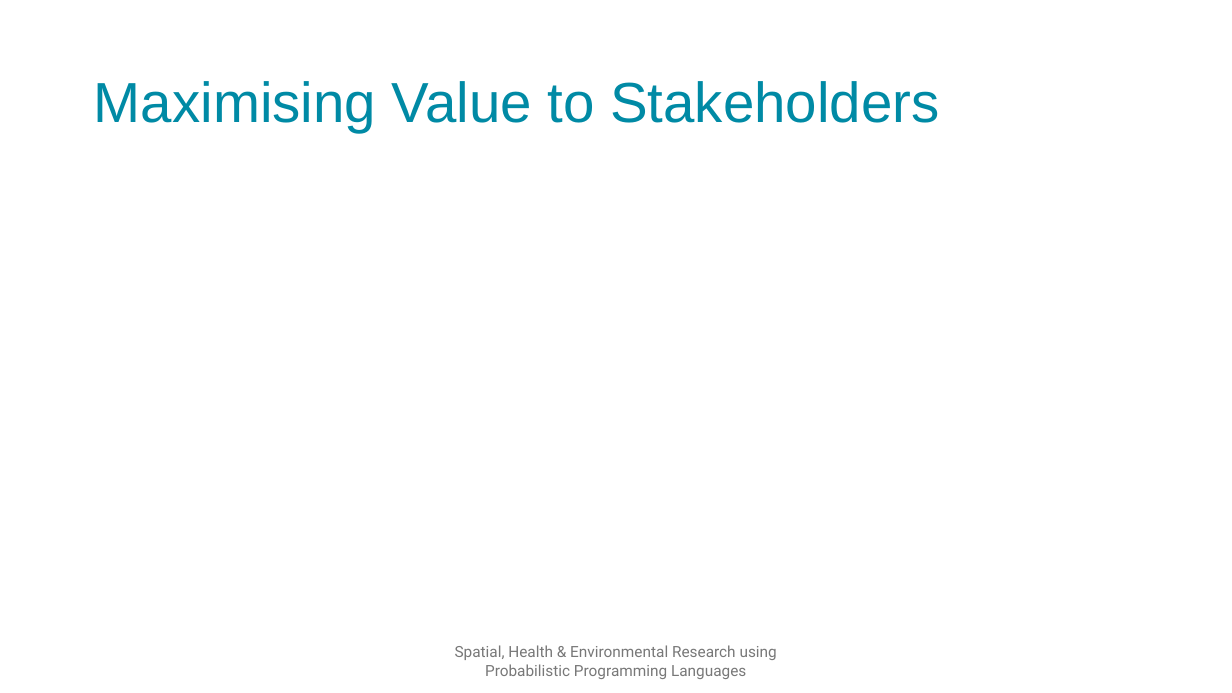
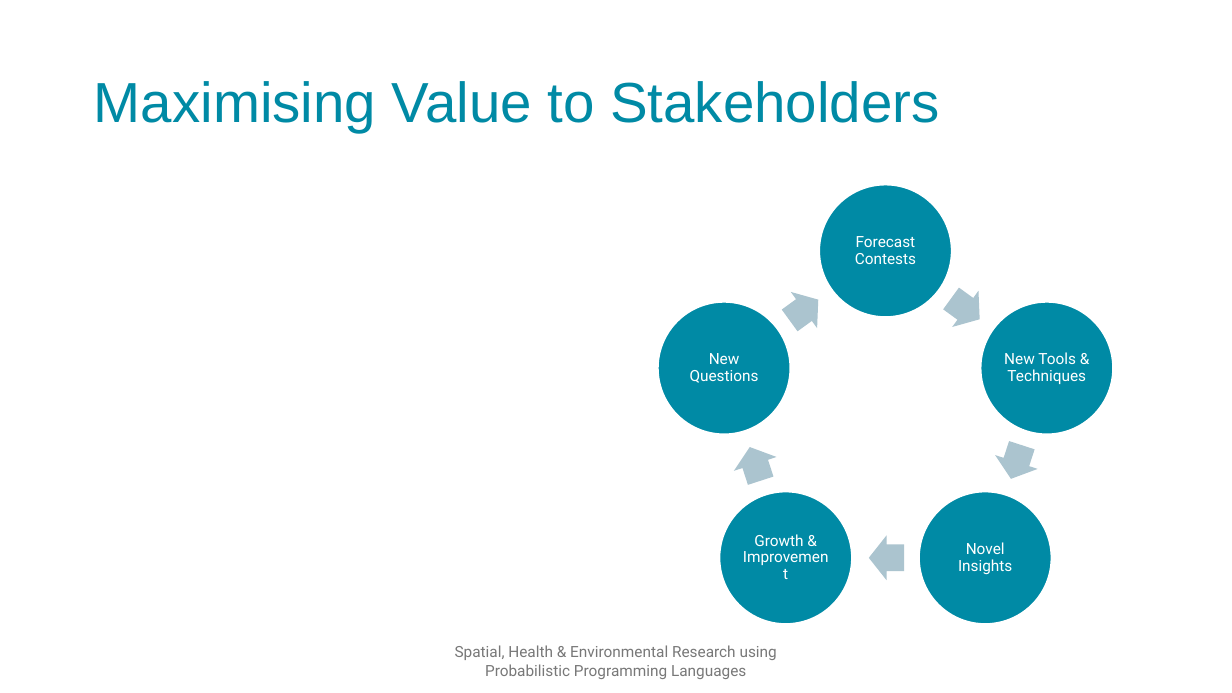
Before and after one commit to SPHERE-PPL/Annual-Meeting-Jan25, a slide deck: slide 26 of Presentations/DayPlan/Full Presentation.pptx. Drawn at 1232x693 pixels with LibreOffice and Linux fonts; fonts in the diff are those of the drawing; background and template pictures are left out. Boxes give left, top, right and bottom in pixels: in the first picture for what was removed or moved away, otherwise in the second. Text is boxed around its words. In the diff, an @@ line names an element or a change of style, - is before the commit and + after.

Commit message:
update presentation

```diff
--- a/Presentations/DayPlan/Full Presentation.pptx
+++ b/Presentations/DayPlan/Full Presentation.pptx
@@ group added at [658, 185, 1114, 625]: 5 ellipses, 5 texts, 5 right arrows @@
+Forecast Contests
+New Tools & Techniques
+Novel Insights
+Growth & Improvement
+New Questions
```
Also in this commit, not shown: 4 other slides changed, 1 slide added, 1 other file.
